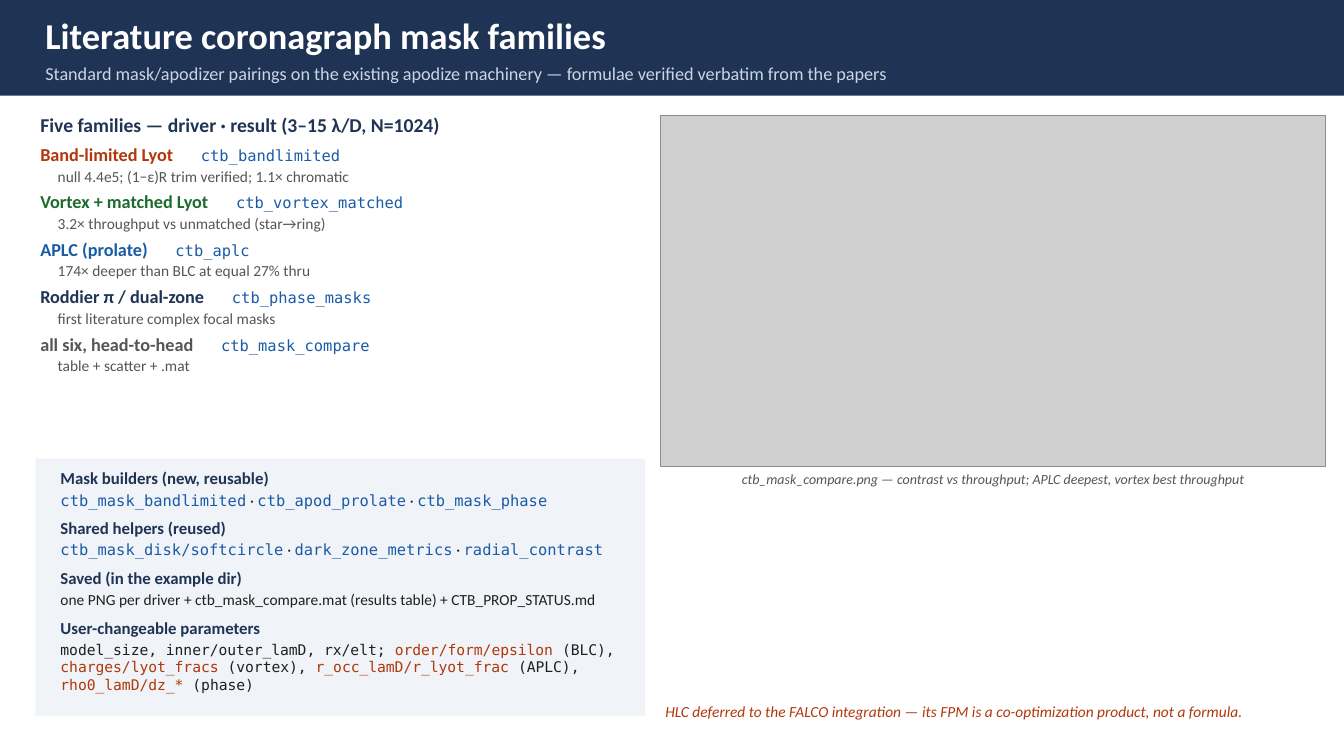
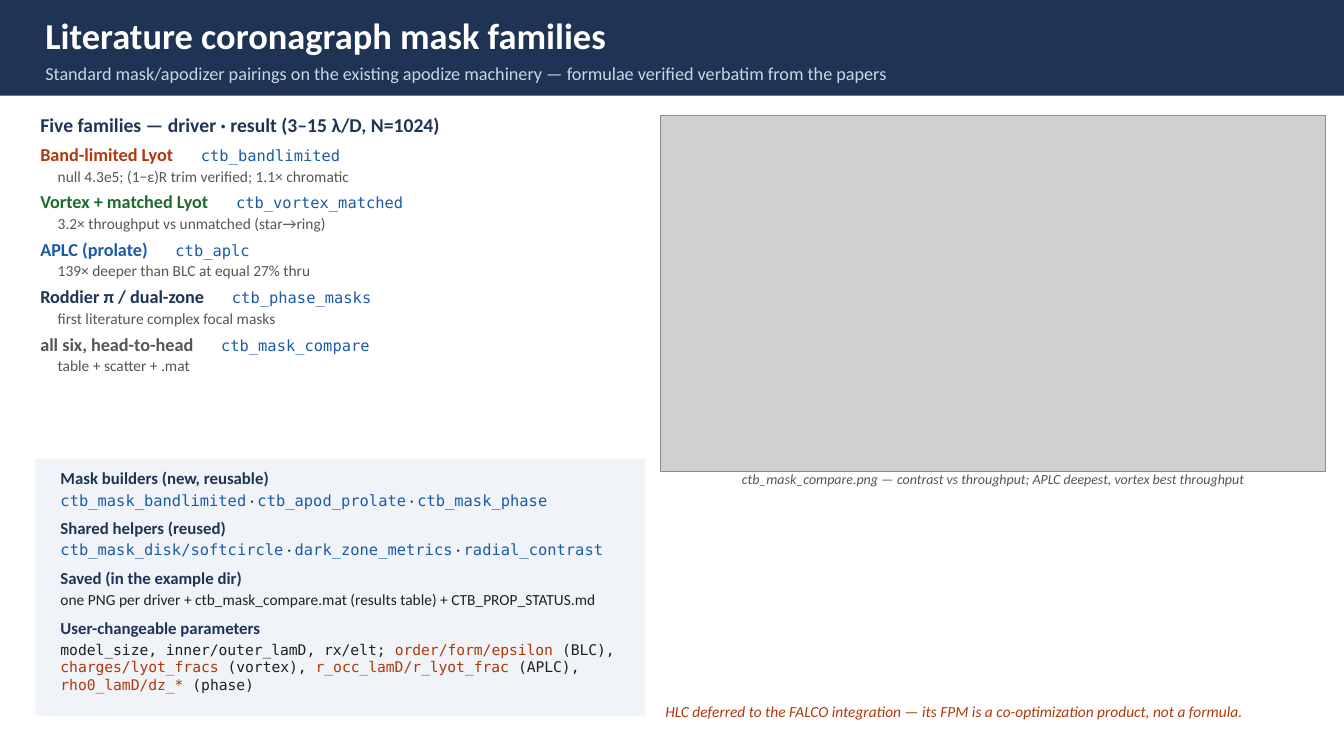
Before and after one commit to nasa-jpl/MACOS_resources, a slide deck: slide 2 of mmacos/examples/design/bench_ctb/ctb_mask_families.ppt. Drawn at 1344x756 pixels with LibreOffice and Linux fonts; fonts in the diff are those of the drawing; grey boxes stand for pictures. Boxes give left, top, right and bottom in pixels: in the first picture for what was removed or moved away, otherwise in the second. Text is boxed around its words. In the diff, an @@ line names an element or a change of style, - is before the commit and + after.

```diff
--- a/mmacos/examples/design/bench_ctb/ctb_mask_families.ppt
+++ b/mmacos/examples/design/bench_ctb/ctb_mask_families.ppt
@@ picture: place and size @@
-picture at (660, 116, 1326, 467)
+picture at (660, 116, 1326, 472)
@@ text at (58, 171, 349, 184): text changed @@
-null 4.4e5; (1−ε)R trim verified; 1.1× chromatic
+null 4.3e5; (1−ε)R trim verified; 1.1× chromatic
@@ text at (58, 265, 310, 279): text changed @@
-174× deeper than BLC at equal 27% thru
+139× deeper than BLC at equal 27% thru
```
Also in this commit, not shown: 10 other files.
